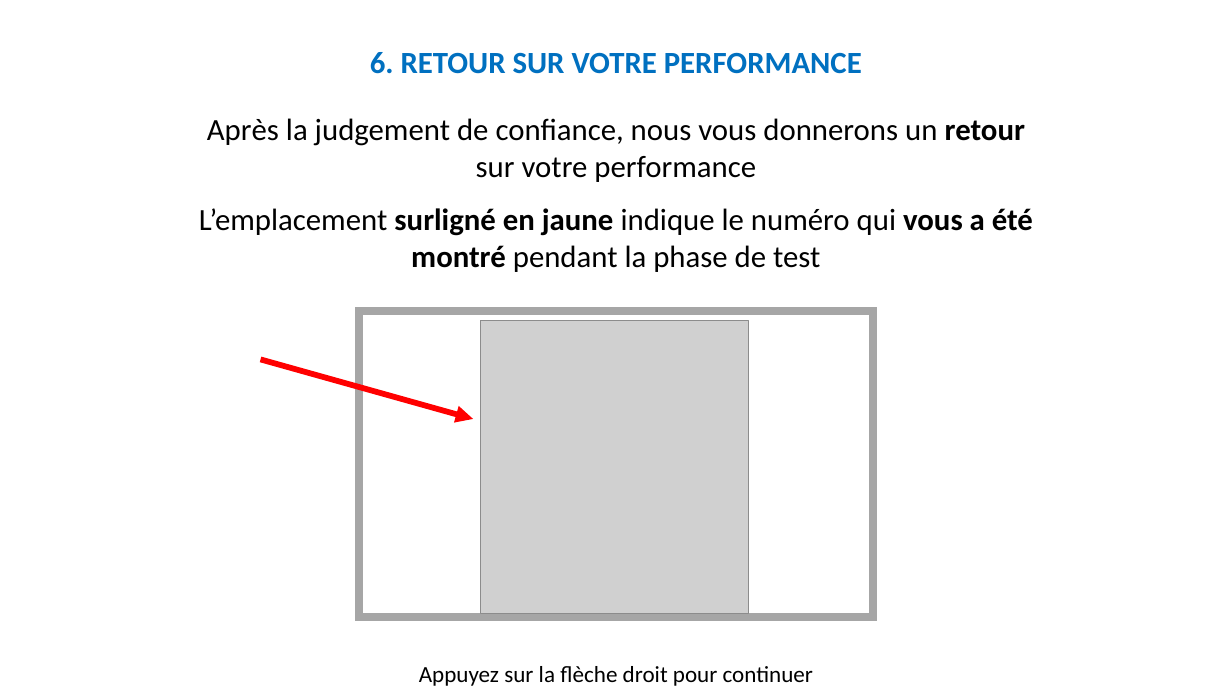
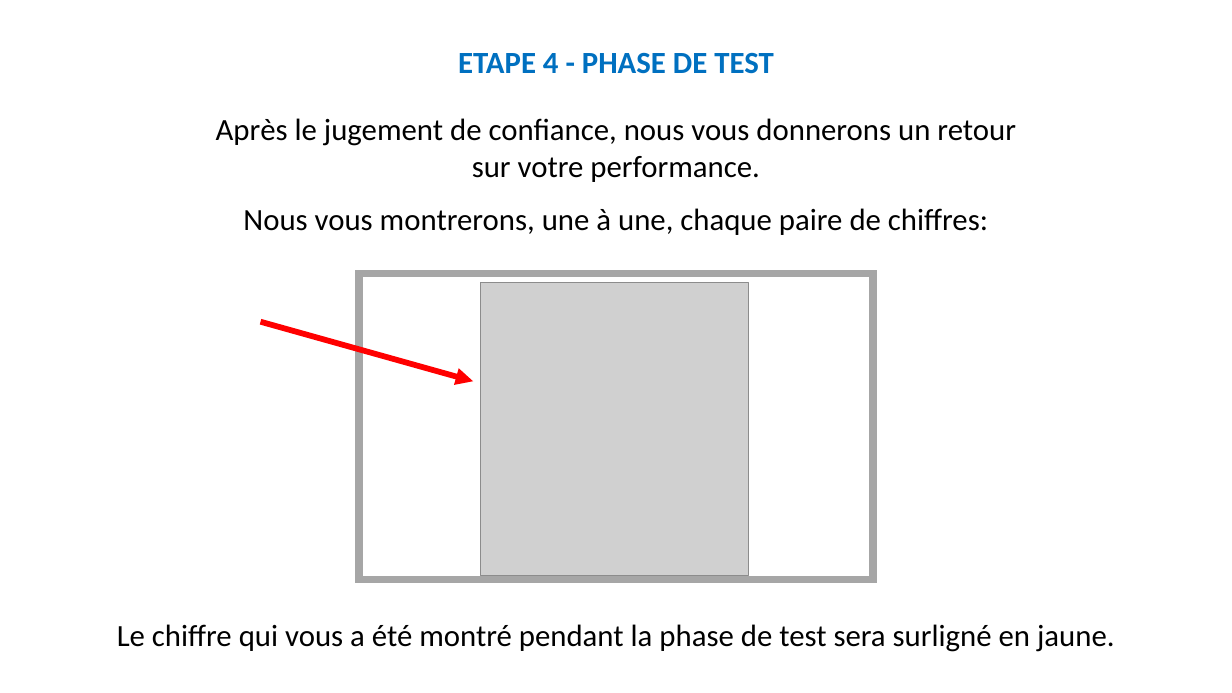
Before and after one commit to MBB-team/Online_Testing, a slide deck: slide 28 of src/Self_Efficacy/Stimuli/Instructions.pptx (slide 40 before the commit). Drawn at 1232x693 pixels with LibreOffice and Linux fonts; fonts in the diff are those of the drawing; grey boxes stand for pictures. Boxes give left, top, right and bottom in pixels: in the first picture for what was removed or moved away, otherwise in the second. Text is boxed around its words. In the diff, an @@ line names an element or a change of style, - is before the commit and + after.

```diff
--- a/src/Self_Efficacy/Stimuli/Instructions.pptx
+++ b/src/Self_Efficacy/Stimuli/Instructions.pptx
@@ text removed at [370,52,862,74] @@
-6. RETOUR SUR VOTRE PERFORMANCE
@@ text added at [458,52,773,74], 24 pt, text #0070C0, bold @@
+ETAPE 4 - PHASE DE TEST
@@ text at [216,118,1016,235]: text changed @@
-Après la judgement de confiance, nous vous donnerons un retour sur votre performance
-L’emplacement surligné en jaune indique le numéro qui vous a été montré pendant la phase de test
+Après le jugement de confiance, nous vous donnerons un retour sur votre performance.
+Nous vous montrerons, une à une, chaque paire de chiffres:
@@ rectangle: place and size @@
-rectangle at [360,311,873,617]
+rectangle at [360,274,873,579]
@@ picture: place and size @@
-picture at [481,321,749,614]
+picture at [481,283,749,576]
@@ arrow moved from (261, 360) - (473, 419) to (261, 322) - (473, 382) @@
@@ text added at [117,624,1115,652], 24 pt, text #000000 @@
+Le chiffre qui vous a été montré pendant la phase de test sera surligné en jaune.
@@ text removed at [419,666,813,686] @@
-Appuyez sur la flèche droit pour continuer
```
Also in this commit, not shown: 22 other slides changed, 10 slides added, 22 slides removed.
